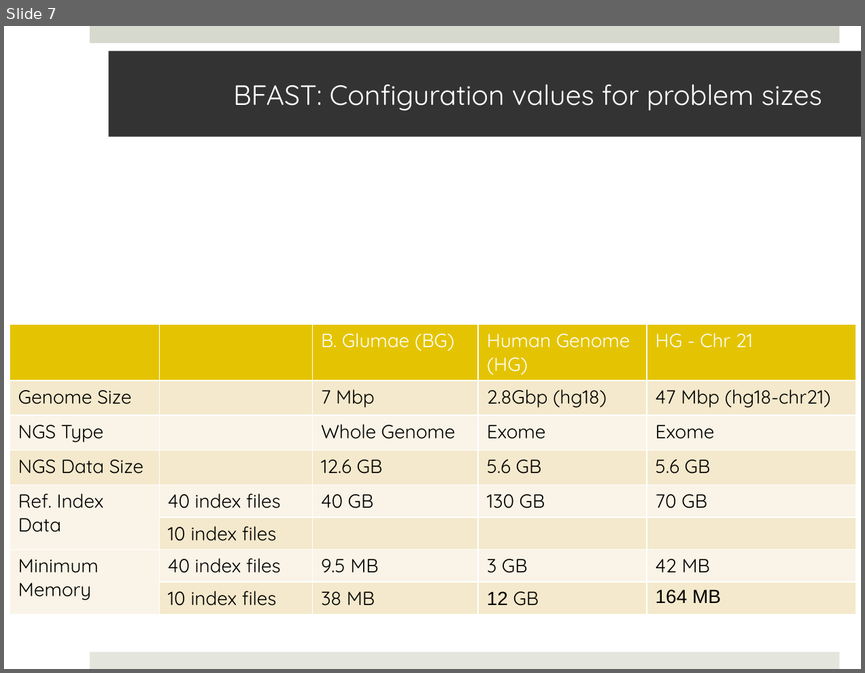
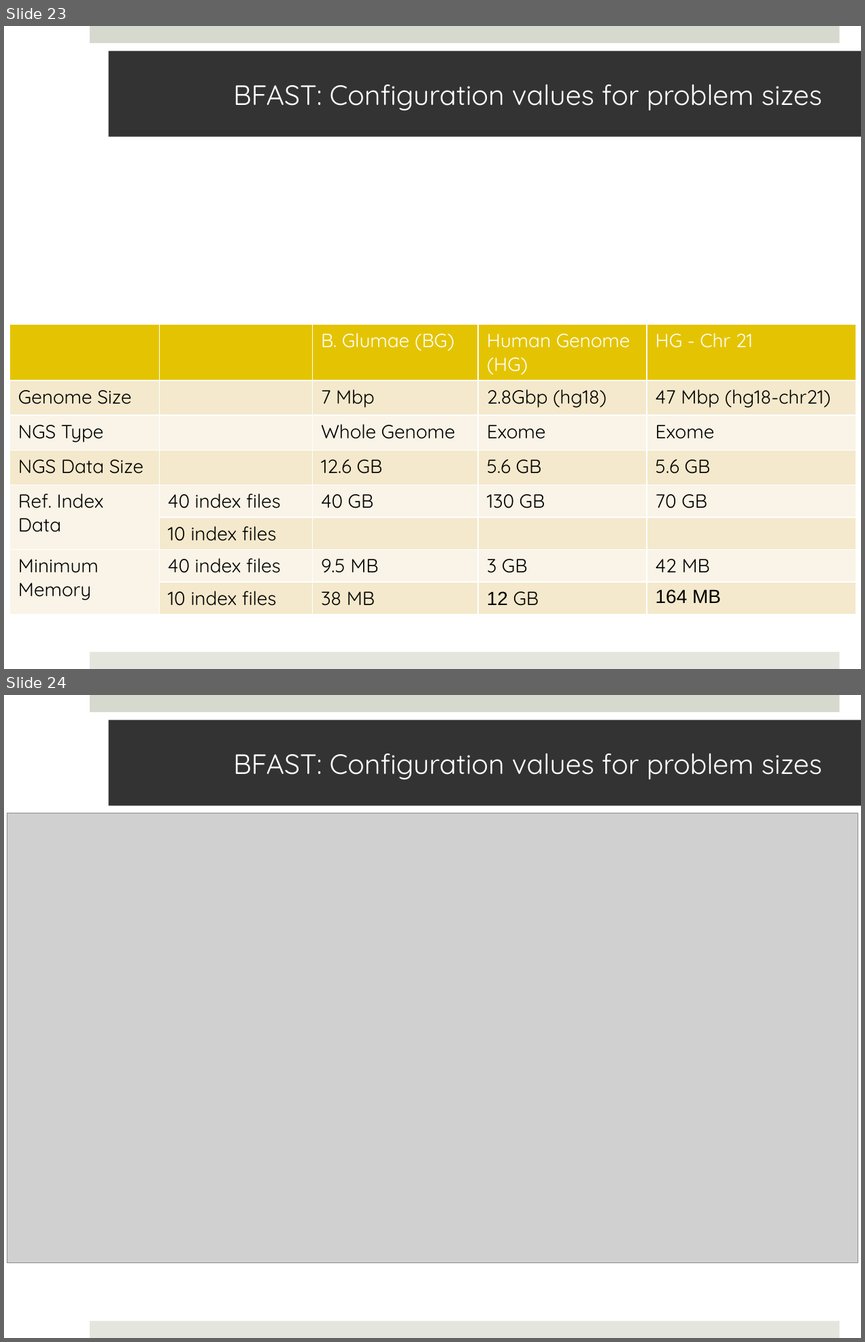
Before and after one commit to saga-project/saga-cpp-legacy-projects, a slide deck: saga-talks/ecmls11-dare.pptx. Shown one above the other, each under a label of ours: slide 7 before the commit, slides 23 and 24 after it. The pictures are 865x673 and 865x1342 pixels, drawn with LibreOffice and Linux fonts; fonts in the diff are those of the drawing; grey boxes stand for pictures; background and template pictures are left out. Boxes give left, top, right and bottom in pixels: in the first picture for what was removed or moved away, otherwise in the second. Text is boxed around its words. In the diff, an @@ line names an element or a change of style, - is before the commit and + after.

```diff
--- a/saga-talks/ecmls11-dare.pptx
+++ b/saga-talks/ecmls11-dare.pptx
@@ slide 24 added at (4,695,861,1338), background #FFFFFF; not listed: 2 template elements that a slide beside it also shows @@
@@ rectangle added at (109,720,861,806), fill #333333, 23.4 pt, text #FFFFFF @@
+BFAST: Configuration values for problem sizes
@@ picture added at (7,813,857,1263) @@
@@ what was slide 7 is now slide 23 @@
```
Also in this commit, not shown: 5 slides changed, 1 other slide added.
